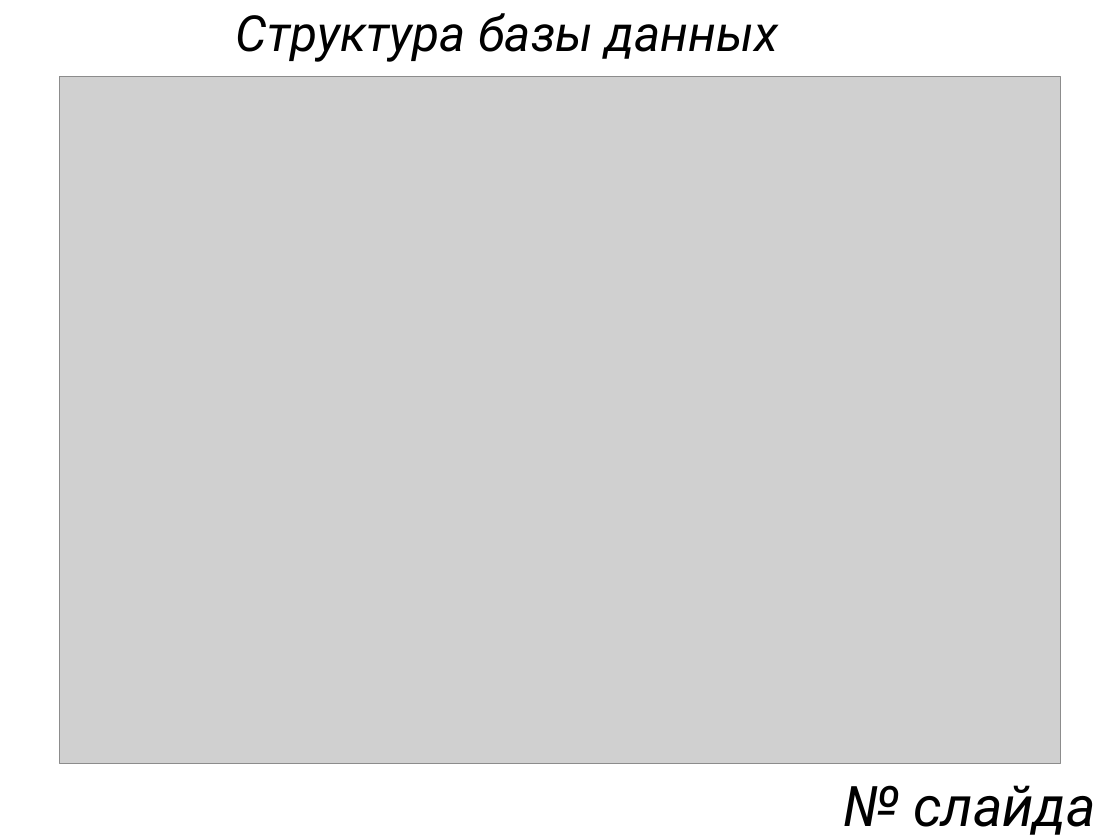
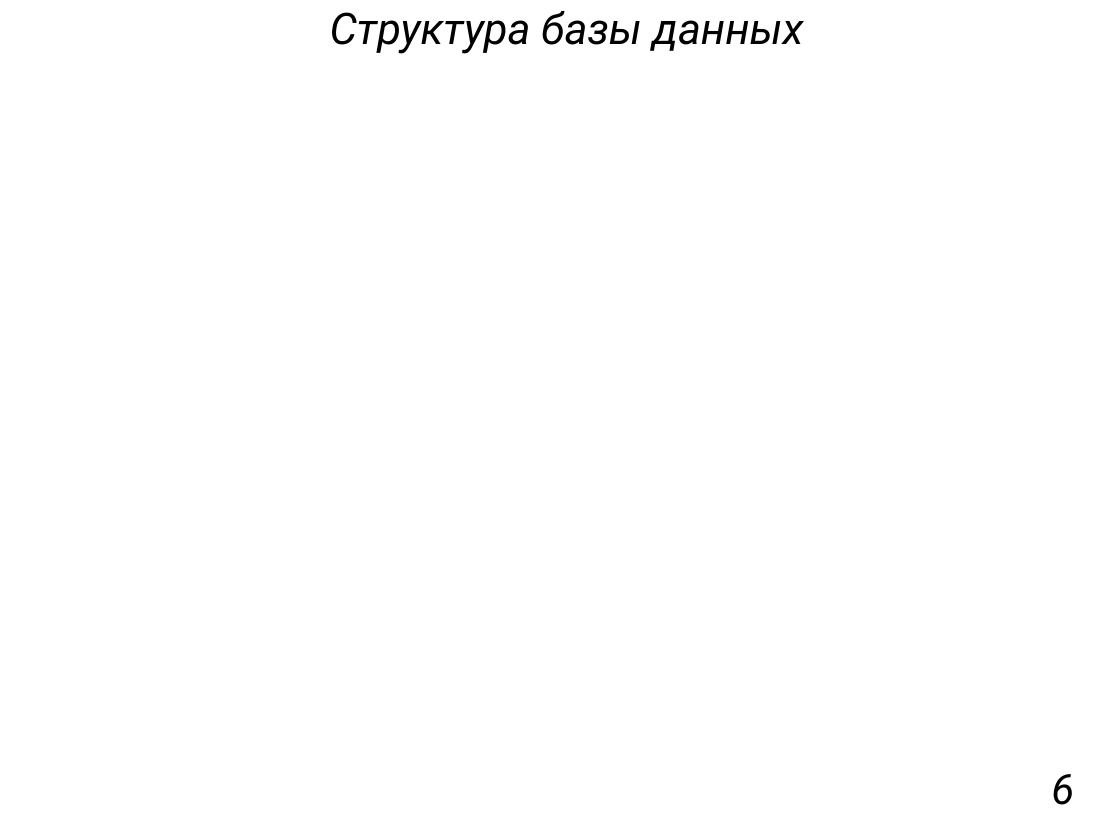
Before and after one commit to Vishota/diplom, a slide deck: slide 7 of презентация.pptx (slide 12 before the commit). Drawn at 1120x840 pixels with LibreOffice and Linux fonts; fonts in the diff are those of the drawing; grey boxes stand for pictures. Boxes give left, top, right and bottom in pixels: in the first picture for what was removed or moved away, otherwise in the second. Text is boxed around its words. In the diff, an @@ line names an element or a change of style, - is before the commit and + after.

```diff
--- a/презентация.pptx
+++ b/презентация.pptx
@@ text "Структура базы данных": place and size @@
-text "Структура базы данных" at (236, 13, 778, 62)
+text "Структура базы данных" at (330, 11, 804, 54)
@@ text "Структура базы данных" at (330, 11, 804, 54): size 32 to 28 pt; alignment left to centre @@
@@ picture removed at (59, 76, 1061, 763) @@
@@ text added at (1051, 774, 1074, 805), 27 pt, text #000000, italic @@
+6
@@ text removed at (844, 785, 1096, 835) @@
-№ слайда
```
Also in this commit, not shown: 5 other slides changed, 7 slides added, 11 slides removed, 6 other files.
